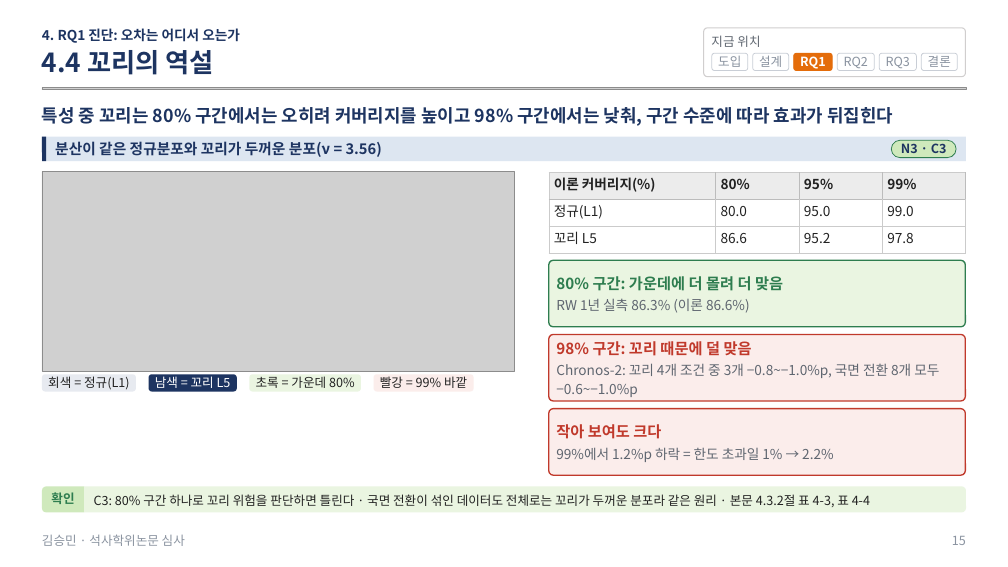
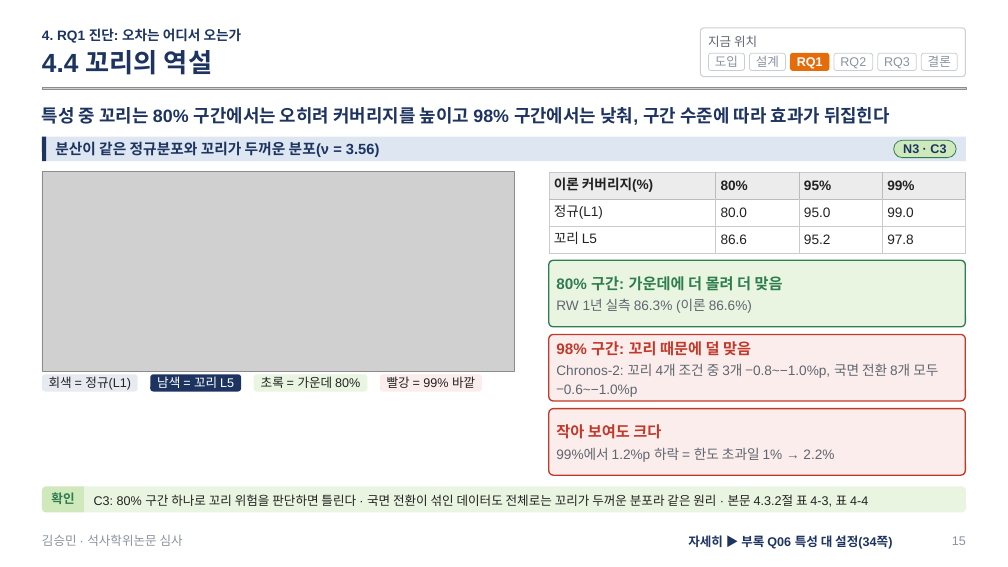
Before and after one commit to sapzzil/Master-thesis, a slide deck: slide 15 of 05_논문작성/석사학위논문 심사 발표.pptx. Drawn at 1008x567 pixels with LibreOffice and Linux fonts; fonts in the diff are those of the drawing; grey boxes stand for pictures. Boxes give left, top, right and bottom in pixels: in the first picture for what was removed or moved away, otherwise in the second. Text is boxed around its words. In the diff, an @@ line names an element or a change of style, - is before the commit and + after.

```diff
--- a/05_논문작성/석사학위논문 심사 발표.pptx
+++ b/05_논문작성/석사학위논문 심사 발표.pptx
@@ rounded rectangle: place and size @@
-rounded rectangle at (704,28,966,77)
+rounded rectangle at (700,28,966,77)
@@ rounded rectangle "도입": place and size @@
-rounded rectangle "도입" at (712,53,749,70)
+rounded rectangle "도입" at (709,53,745,70)
@@ rounded rectangle "설계": place and size @@
-rounded rectangle "설계" at (753,53,789,70)
+rounded rectangle "설계" at (749,53,786,70)
@@ freeform shape "N3 · C3" at (894,141,957,158): font Noto Sans CJK KR to Arial; outline redrawn @@
@@ table at (549,172,966,253) @@
@@ font Noto Sans CJK KR to Arial @@
@@ rounded rectangle "남색 = 꼬리 L5": place and size @@
-rounded rectangle "남색 = 꼬리 L5" at (148,374,237,392)
+rounded rectangle "남색 = 꼬리 L5" at (150,374,241,392)
@@ rounded rectangle "초록 = 가운데 80%": place and size @@
-rounded rectangle "초록 = 가운데 80%" at (250,374,361,392)
+rounded rectangle "초록 = 가운데 80%" at (254,374,368,392)
@@ rounded rectangle "빨강 = 99% 바깥": place and size @@
-rounded rectangle "빨강 = 99% 바깥" at (374,374,473,392)
+rounded rectangle "빨강 = 99% 바깥" at (380,374,482,392)
@@ font Noto Sans CJK KR to Arial in 21 elements at (42,107,890,125), (556,276,783,291), (556,299,752,313), (556,341,751,356), (556,364,938,397), (556,447,834,462), (84,486,966,512), (55,141,380,157), (791,53,830,70), (42,28,242,43), (42,50,212,75), (708,35,757,47), (709,53,745,70), (749,53,786,70), (42,374,138,392), (878,53,917,70), (254,374,368,392), (150,374,241,392), (834,53,873,70), (380,374,482,392), (42,534,183,546) @@
@@ text added at (688,535,892,549), 12 pt, text #1D3461, bold @@
+자세히 ▶ 부록 Q06 특성 대 설정(34쪽)
```
Also in this commit, not shown: 26 other slides changed, 16 slides added, 1 other file.
